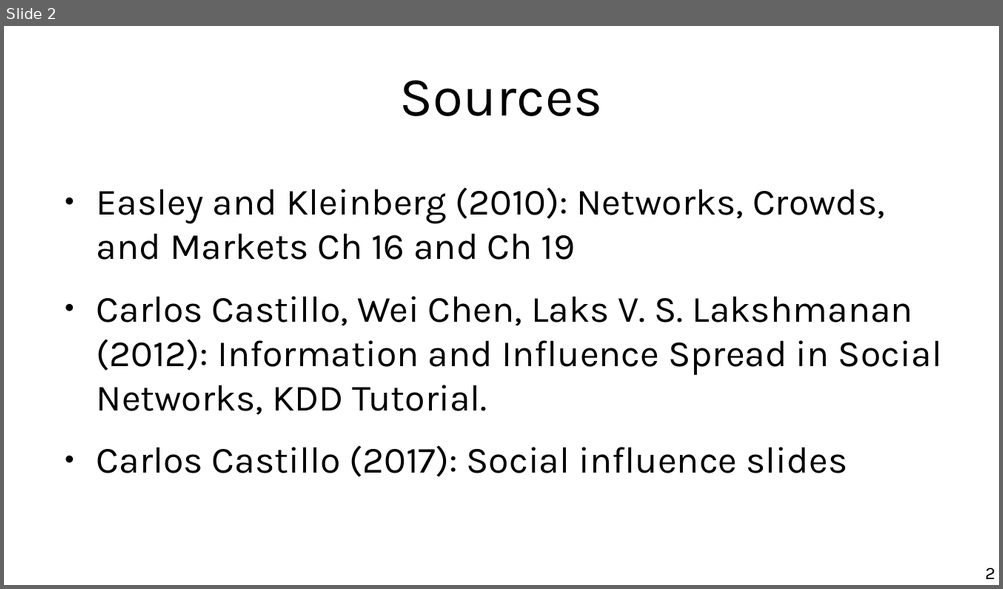
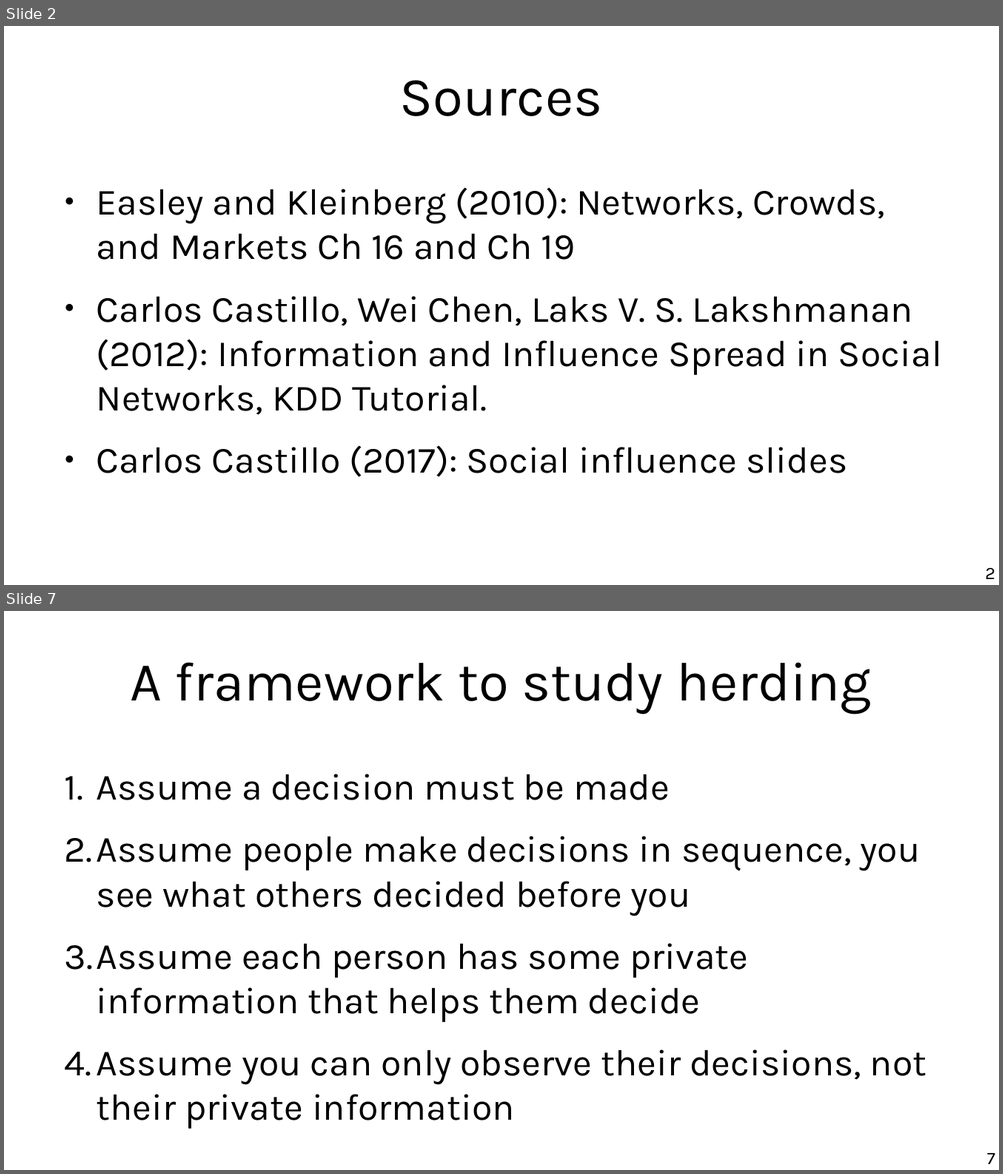
Before and after one commit to chatox/networks-science-course, a slide deck: theory/tt17_spreading_phenomena.odp. Shown one above the other, each under a label of ours: slide 2 before the commit, slides 2 and 7 after it; the slides between them are not shown. The pictures are 1003x589 and 1003x1174 pixels, drawn with LibreOffice and Linux fonts; fonts in the diff are those of the drawing. Boxes give left, top, right and bottom in pixels: in the first picture for what was removed or moved away, otherwise in the second. Text is boxed around its words. In the diff, an @@ line names an element or a change of style, - is before the commit and + after.

Commit message:
Herding and Bayes' rules

```diff
--- a/theory/tt17_spreading_phenomena.odp
+++ b/theory/tt17_spreading_phenomena.odp
@@ slide 7 added at [4,611,999,1170], background #FFFFFF @@
@@ title added at [130,662,871,714], 44 pt, text #000000 @@
+A framework to study herding
@@ text added at [65,774,926,1129], 29.6 pt, text #000000 @@
+1. Assume a decision must be made
+2. Assume people make decisions in sequence, you see what others decided before you
+3. Assume each person has some private information that helps them decide
+4. Assume you can only observe their decisions, not their private information
@@ page number added at [987,1153,995,1165], 14 pt, text #000000 @@
+7
```
Also in this commit, not shown: 16 other slides added, 2 slides removed.
